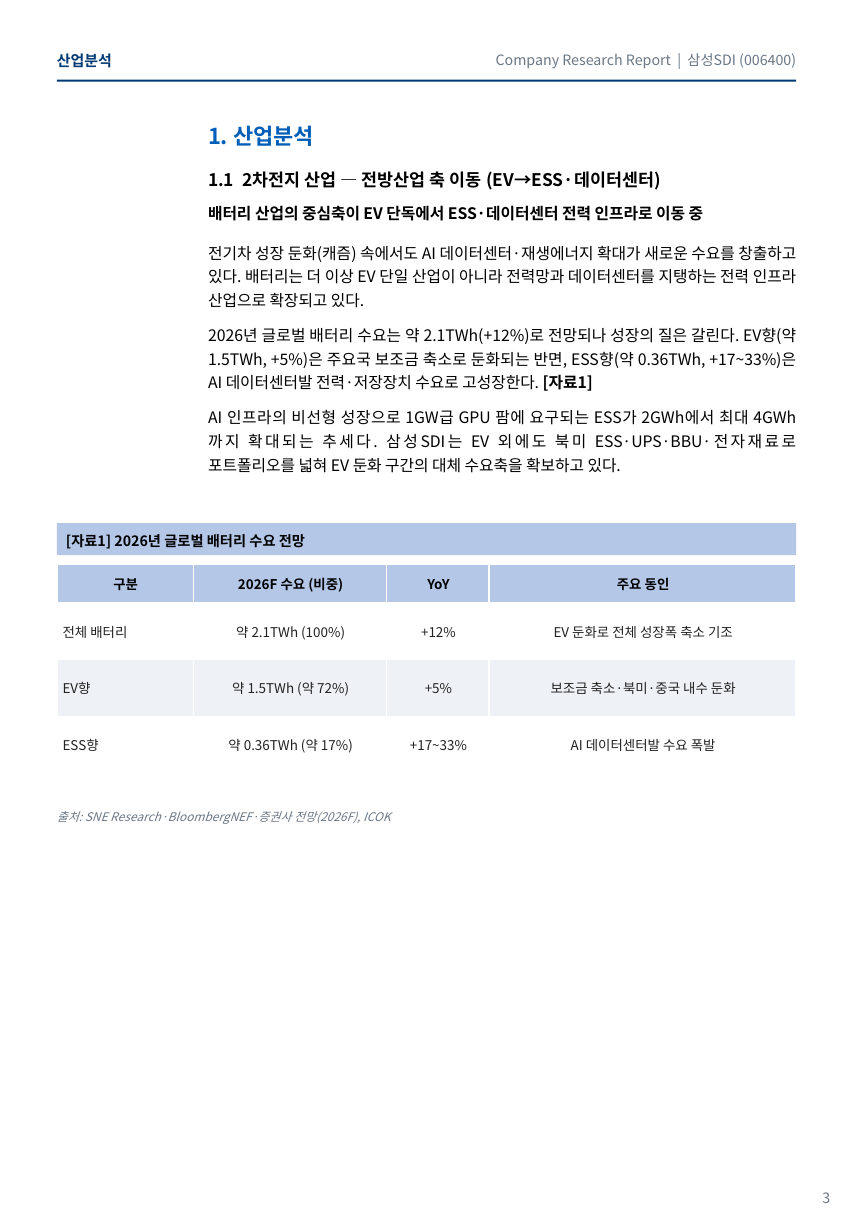
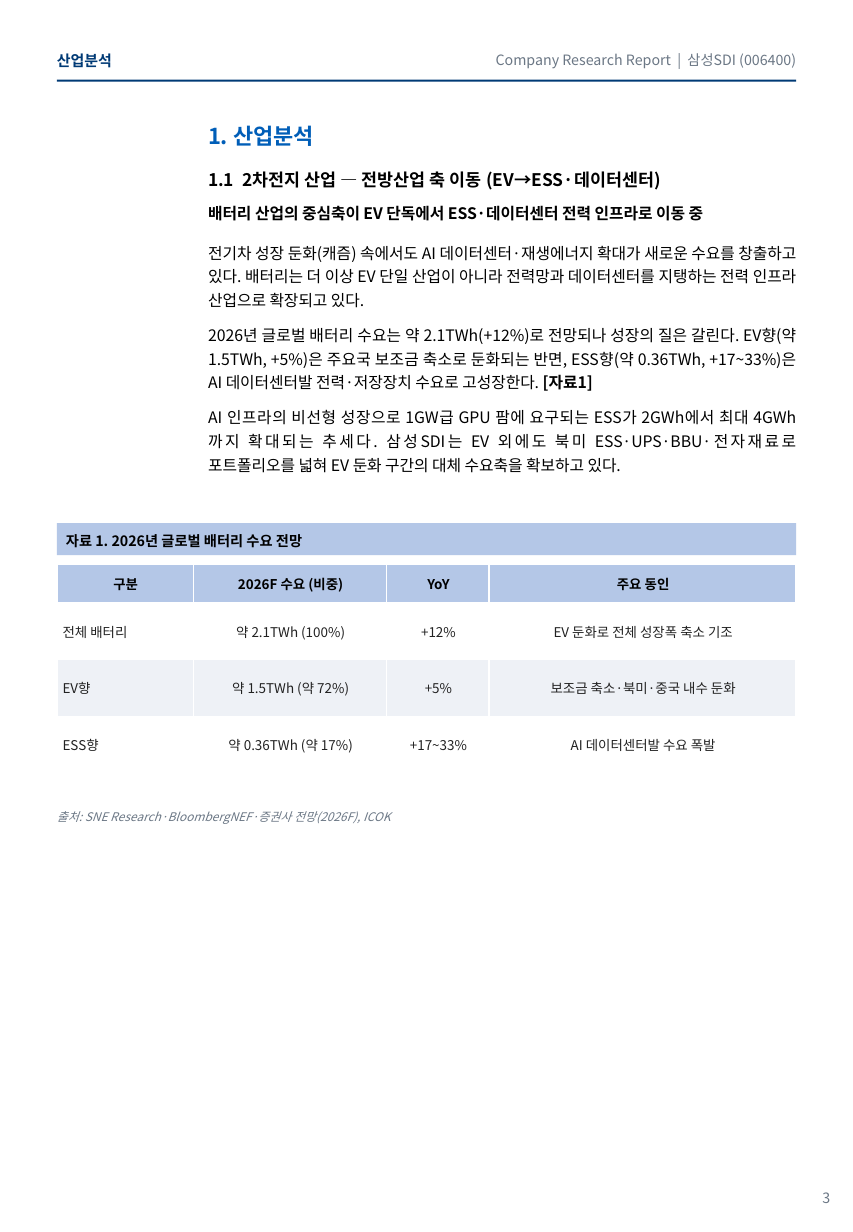
Before and after one commit to ICOKFund/Margin04, a slide deck: slide 3 of ICOK_삼성SDI_006400.pptx. Drawn at 853x1232 pixels with LibreOffice and Linux fonts; fonts in the diff are those of the drawing. Boxes give left, top, right and bottom in pixels: in the first picture for what was removed or moved away, otherwise in the second. Text is boxed around its words. In the diff, an @@ line names an element or a change of style, - is before the commit and + after.

```diff
--- a/ICOK_삼성SDI_006400.pptx
+++ b/ICOK_삼성SDI_006400.pptx
@@ text at (66,534,302,548): text changed @@
-[자료1] 2026년 글로벌 배터리 수요 전망
+자료 1. 2026년 글로벌 배터리 수요 전망
```
Also in this commit, not shown: 8 other slides changed.
